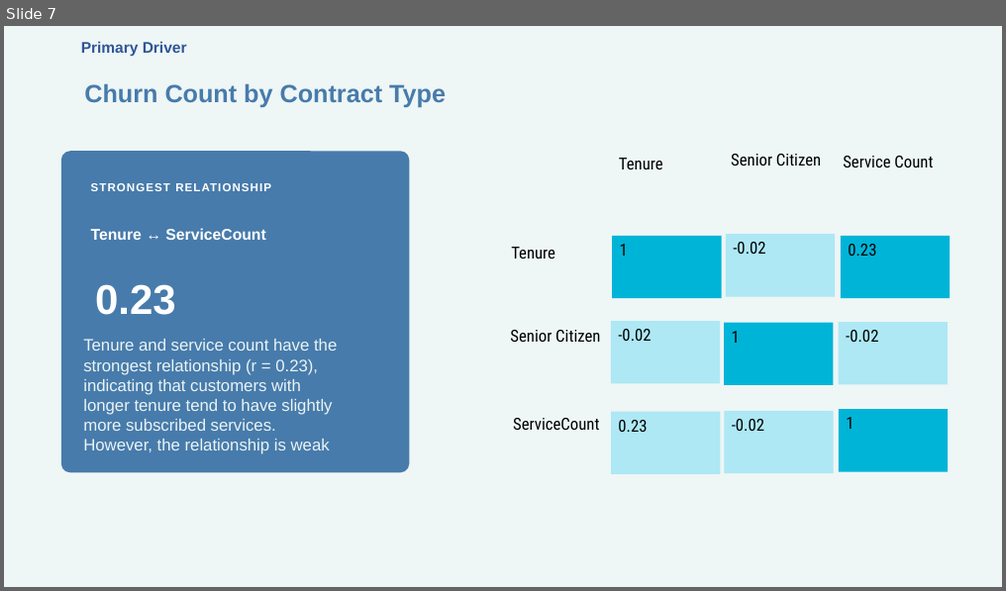
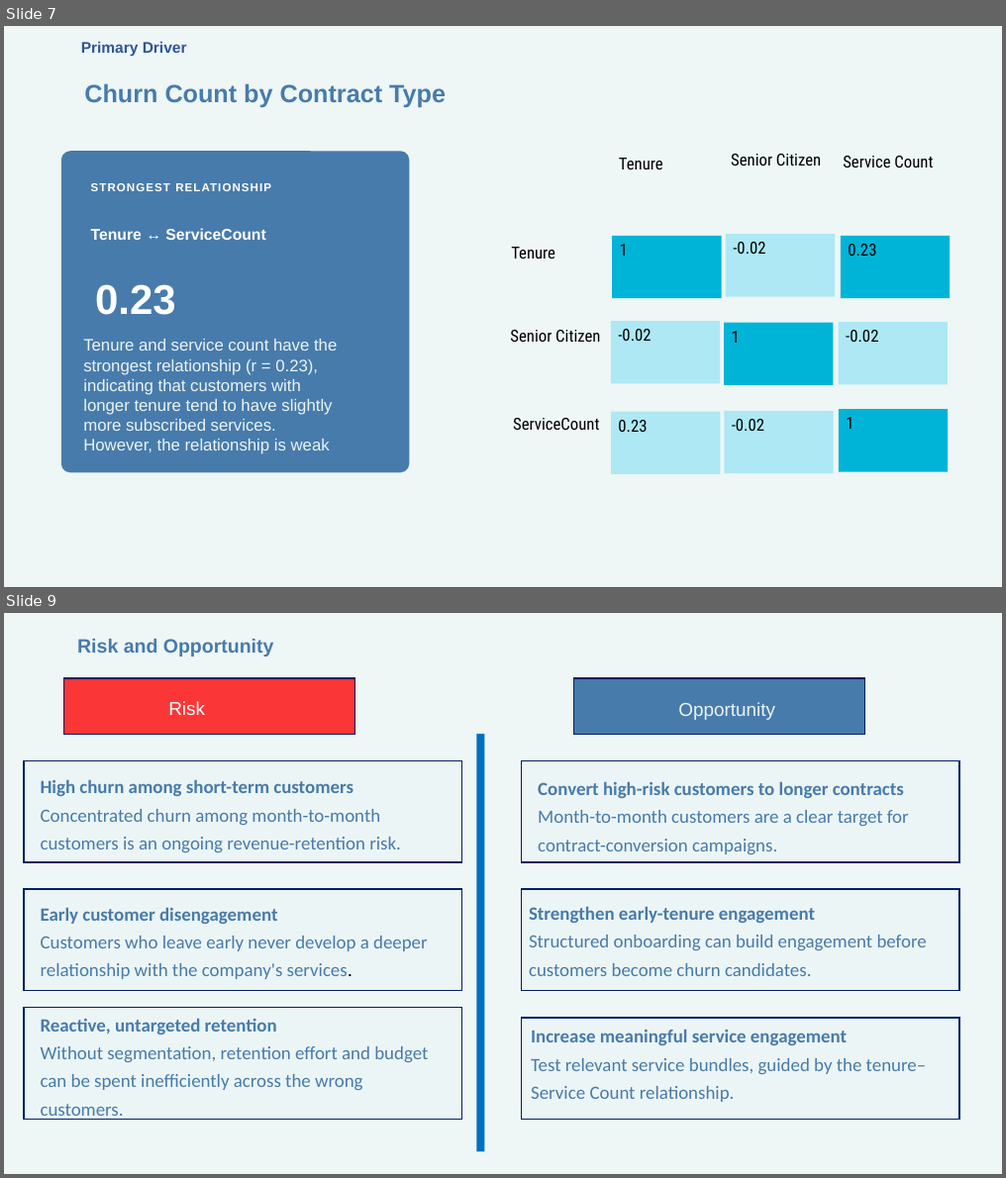
Before and after one commit to chidinmaonyemachi/telco-customer-churn-analysis, a slide deck: presentation/03_Telco_Churn_Analysis_Presentation.pptx. Shown one above the other, each under a label of ours: slide 7 before the commit, slides 7 and 9 after it; the slides between them are not shown. The pictures are 1006x591 and 1006x1178 pixels, drawn with LibreOffice and Linux fonts; fonts in the diff are those of the drawing. Boxes give left, top, right and bottom in pixels: in the first picture for what was removed or moved away, otherwise in the second. Text is boxed around its words. In the diff, an @@ line names an element or a change of style, - is before the commit and + after.

```diff
--- a/presentation/03_Telco_Churn_Analysis_Presentation.pptx
+++ b/presentation/03_Telco_Churn_Analysis_Presentation.pptx
@@ slide 9 added at [4, 613, 1002, 1174], background #EAF4F4 at 80% opacity @@
@@ subtitle added at [77, 639, 274, 657], 18.6 pt, text #477BAB, bold @@
+Risk and Opportunity
@@ rectangle added at [63, 678, 355, 735], fill #FF0000 at 78% opacity, outline #002060 1.25 pt @@
@@ text added at [168, 701, 205, 715], 18 pt, text #FFFFFF @@
+Risk
@@ rectangle added at [573, 678, 865, 735], fill #477BAB, outline #002060 1.25 pt @@
@@ text added at [678, 702, 775, 720], 18 pt, text #EAF4F4 @@
+Opportunity
@@ rectangle added at [476, 735, 484, 1153], fill #0070C0 @@
@@ rectangle added at [24, 761, 461, 863], fill #EAF4F4 at 40% opacity, outline #002060 1.25 pt @@
@@ text added at [41, 779, 401, 853], 18 pt, text #477BAB @@
+High churn among short-term customers
+Concentrated churn among month-to-month customers is an ongoing revenue-retention risk.
@@ rectangle added at [522, 761, 959, 863], fill #EAF4F4 at 40% opacity, outline #002060 1.25 pt @@
@@ text added at [538, 781, 909, 855], 18 pt, text #477BAB @@
+Convert high-risk customers to longer contracts
+Month-to-month customers are a clear target for contract-conversion campaigns.
@@ rectangle added at [24, 889, 461, 991], fill #EAF4F4 at 40% opacity, outline #002060 1.25 pt @@
@@ text added at [41, 907, 428, 979], 18 pt, text #477BAB @@
+Early customer disengagement
+Customers who leave early never develop a deeper relationship with the company's services.
@@ rectangle added at [522, 889, 959, 991], fill #EAF4F4 at 40% opacity, outline #002060 1.25 pt @@
@@ text added at [529, 906, 927, 976], 18 pt, text #477BAB @@
+Strengthen early-tenure engagement
+Structured onboarding can build engagement before customers become churn candidates.
@@ rectangle added at [24, 1008, 461, 1120], fill #EAF4F4 at 40% opacity, outline #002060 1.25 pt @@
@@ text added at [41, 1018, 428, 1120], 18 pt, text #477BAB @@
+Reactive, untargeted retention
+Without segmentation, retention effort and budget can be spent inefficiently across the wrong customers.
@@ rectangle added at [522, 1018, 959, 1120], fill #EAF4F4 at 40% opacity, outline #002060 1.25 pt @@
@@ text added at [531, 1029, 926, 1102], 18 pt, text #477BAB @@
+Increase meaningful service engagement
+Test relevant service bundles, guided by the tenure–Service Count relationship.
```
Also in this commit, not shown: 7 slides changed.
